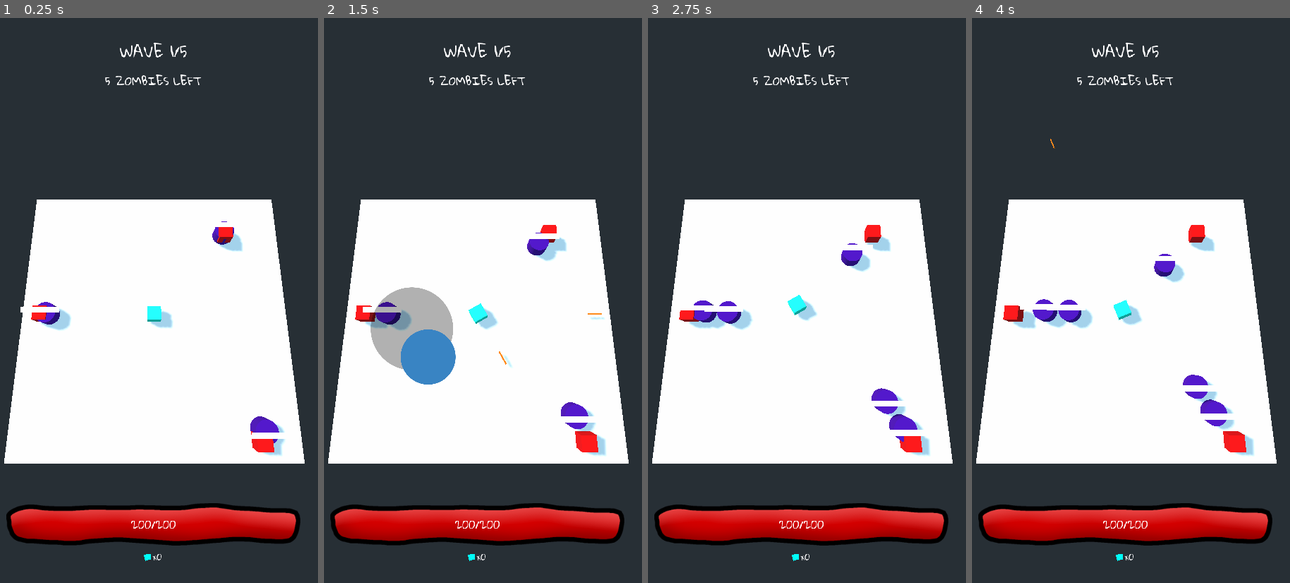
Above: before the commit, frames 1-4 (left to right).
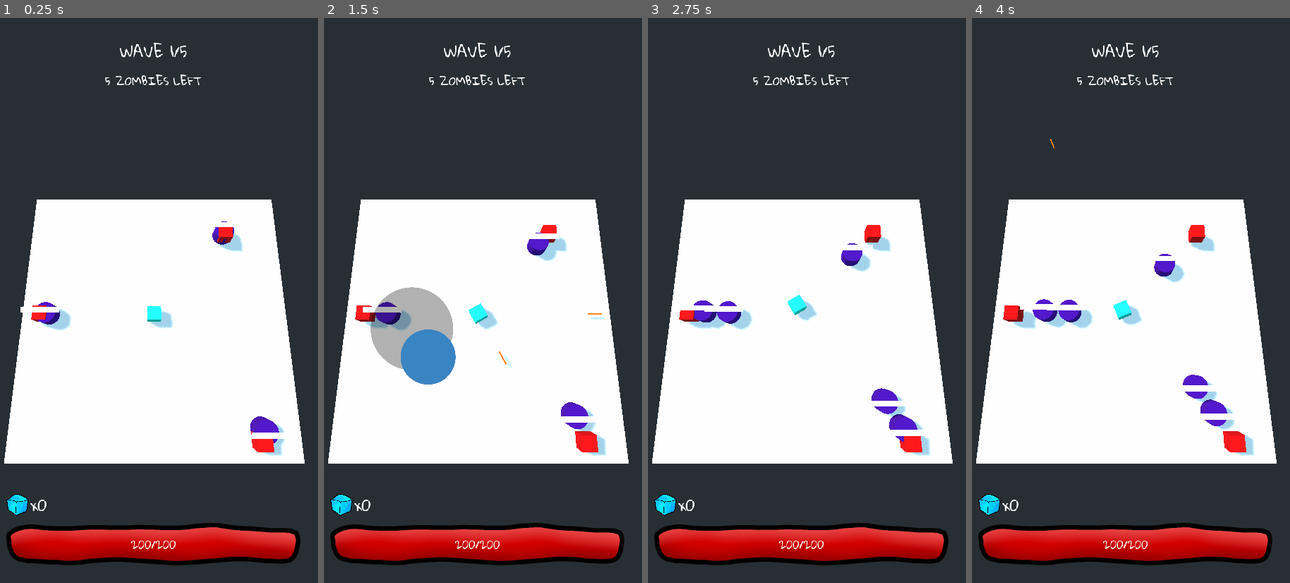
Above: after the commit, the same moments.

Repository: jeffsieu/coma-dash
Game: Godot game, scene res://MainLevel.tscn
The game is run twice, just before and just after one commit, with the same random seed, the same clock (stepped at 60 frames per second) and the same inputs.
Inputs (mouse positions are in pixels of both pictures, inside the frame that each line leads up to):
- Up to frame 1 (0.25 s): no input
- Up to frame 2 (1.5 s): move the mouse to (549, 272) at 0.52 s; click (549, 272) at 0.67 s; drag from (409, 328) to (460, 413) at 1.27 s
- Up to frame 3 (2.75 s): move the mouse to (835, 176) at 2.02 s; click (835, 176) at 2.17 s
- Up to frame 4 (4 s): drag from (1108, 413) to (1026, 215) at 2.77 s; move the mouse to (1223, 385) at 3.52 s; click (1223, 385) at 3.67 s

The runs differ from the first frame. In frame 1, 9.4% of the frame differs, in the area x 1-95%, y 84-97%; in frame 2, 9.4%; in frame 3, 9.4%; in frame 4, 9.4%.

Commit message:
Add crystal icon

Diff:
--- a/Bullet/Bullet.tscn
+++ b/Bullet/Bullet.tscn
@@ -11,6 +11,7 @@
 
 [node name="Bullet" type="KinematicBody"]
 transform = Transform( 0.1, 0, 0, 0, 0.1, 0, 0, 0, 1, 0, 0, 0 )
+collision_layer = 4
 script = ExtResource( 1 )
 
 [node name="CSGMesh" type="CSGMesh" parent="."]
--- a/Loot/Crystal.gd
+++ b/Loot/Crystal.gd
@@ -23,10 +23,10 @@
 		for i in range(get_slide_count()):
 			var collision = get_slide_collision(i)
 			if collision.collider is Player:
+				emit_signal("collected")
 				_die()
 
 func collect(player):
-	emit_signal("collected")
 	is_flying = true
 	self.player = player
 
--- a/Loot/Crystal.tscn
+++ b/Loot/Crystal.tscn
@@ -11,6 +11,8 @@
 extents = Vector3( 1.00611, 1, 1 )
 
 [node name="Crystal" type="KinematicBody"]
+collision_layer = 2
+collision_mask = 524288
 script = ExtResource( 1 )
 
 [node name="CSGMesh" type="CSGMesh" parent="."]
--- a/MainLevel.tscn
+++ b/MainLevel.tscn
@@ -12,16 +12,13 @@
 [ext_resource path="res://GUI.gd" type="Script" id=10]
 [ext_resource path="res://HealthBar/healthbarfront.png" type="Texture" id=11]
 [ext_resource path="res://HealthBar/healthbarback.png" type="Texture" id=12]
-[ext_resource path="res://GloriaHallelujah-Regular.ttf" type="DynamicFontData" id=13]
+[ext_resource path="res://Loot/Crystal.png" type="Texture" id=13]
 
 [sub_resource type="BoxShape" id=1]
 
 [sub_resource type="CubeMesh" id=2]
 
 [sub_resource type="CircleShape2D" id=3]
-
-[sub_resource type="DynamicFont" id=4]
-font_data = ExtResource( 13 )
 
 [node name="Level" type="Spatial"]
 
@@ -74,7 +71,7 @@
 margin_left = 32.0
 margin_top = 32.0
 margin_right = -32.0
-margin_bottom = -30.4926
+margin_bottom = -32.0
 rect_scale = Vector2( 0.997749, 1 )
 script = ExtResource( 10 )
 __meta__ = {
@@ -94,16 +91,46 @@
 [node name="ZombiesLeft" type="Label" parent="GUI"]
 margin_top = 61.0
 margin_right = 536.0
-margin_bottom = 843.0
+margin_bottom = 818.0
 size_flags_vertical = 7
 custom_fonts/font = ExtResource( 9 )
 text = "ZOMBIES LEFT"
 align = 1
 
+[node name="LootDisplay" type="MarginContainer" parent="GUI"]
+margin_top = 822.0
+margin_right = 536.0
+margin_bottom = 879.0
+
+[node name="HBoxContainer" type="HBoxContainer" parent="GUI/LootDisplay"]
+margin_right = 536.0
+margin_bottom = 57.0
+
+[node name="CenterContainer" type="CenterContainer" parent="GUI/LootDisplay/HBoxContainer"]
+margin_right = 45.0
+margin_bottom = 57.0
+
+[node name="TextureRect" type="TextureRect" parent="GUI/LootDisplay/HBoxContainer/CenterContainer"]
+margin_left = 2.0
+margin_top = 8.0
+margin_right = 42.0
+margin_bottom = 48.0
+rect_min_size = Vector2( 40, 40 )
+texture = ExtResource( 13 )
+expand = true
+
+[node name="LootCount" type="Label" parent="GUI/LootDisplay/HBoxContainer"]
+margin_left = 44.0
+margin_right = 73.0
+margin_bottom = 57.0
+custom_fonts/font = ExtResource( 8 )
+text = "x0"
+align = 1
+
 [node name="PlayerHealthBarContainer" type="CenterContainer" parent="GUI"]
-margin_top = 847.0
+margin_top = 883.0
 margin_right = 536.0
-margin_bottom = 924.0
+margin_bottom = 960.0
 __meta__ = {
 "_edit_use_anchors_": false
 }
@@ -136,20 +163,3 @@
 __meta__ = {
 "_edit_use_anchors_": false
 }
-
-[node name="LootDisplay" type="MarginContainer" parent="GUI"]
-margin_top = 928.0
-margin_right = 536.0
-margin_bottom = 961.0
-
-[node name="LootCount" type="Label" parent="GUI/LootDisplay"]
-margin_right = 536.0
-margin_bottom = 33.0
-custom_fonts/font = SubResource( 4 )
-text = "  x0"
-align = 1
-
-[node name="CrystalIcon" type="Polygon2D" parent="GUI/LootDisplay"]
-position = Vector2( 10.4931, -0.951782 )
-color = Color( 0, 1, 0.976471, 1 )
-polygon = PoolVector2Array( 239.45, 13.4377, 252.328, 12.486, 253.282, 22.0037, 242.789, 24.859, 242.789, 24.859, 242.789, 24.859, 242.789, 24.859, 242.789, 24.859, 242.789, 24.859, 242.789, 24.859, 242.789, 24.859 )
--- a/Player/ItemCollector.gd
+++ /dev/null
@@ -1,9 +0,0 @@
-extends Area
-
-
-
-# Called when the node enters the scene tree for the first time.
-func _ready():
-	pass # Replace with function body.
-
-func
--- a/Player/Player.tscn
+++ b/Player/Player.tscn
@@ -12,6 +12,8 @@
 [sub_resource type="CylinderShape" id=4]
 
 [node name="Player" type="KinematicBody"]
+collision_layer = 524289
+collision_mask = 3
 script = ExtResource( 1 )
 
 [node name="CSGMesh" type="CSGMesh" parent="."]
@@ -24,6 +26,7 @@
 
 [node name="ItemCollector" type="Area" parent="."]
 transform = Transform( 5, 0, 0, 0, 5, 0, 0, 0, 5, 0, 0, 0 )
+collision_mask = 3
 
 [node name="CollisionShape" type="CollisionShape" parent="ItemCollector"]
 shape = SubResource( 4 )
Binary file added: Loot/Crystal.png
Not shown, added: Loot/Crystal.png.import
Not shown: 1 places in MainLevel.tscn that only renumber resources
Not shown, added: Crystal.xcf
